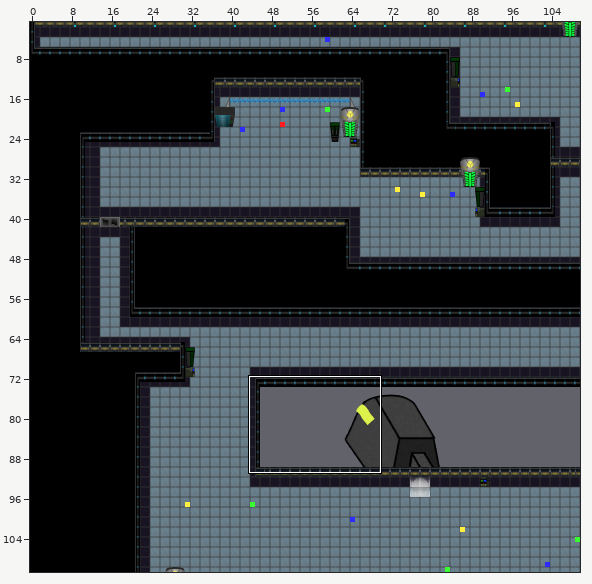
Tiled map -- Level 5.tmx. The first picture is a wide view before the edit; the outline marks the close-up.
Close-up. First the earlier version:
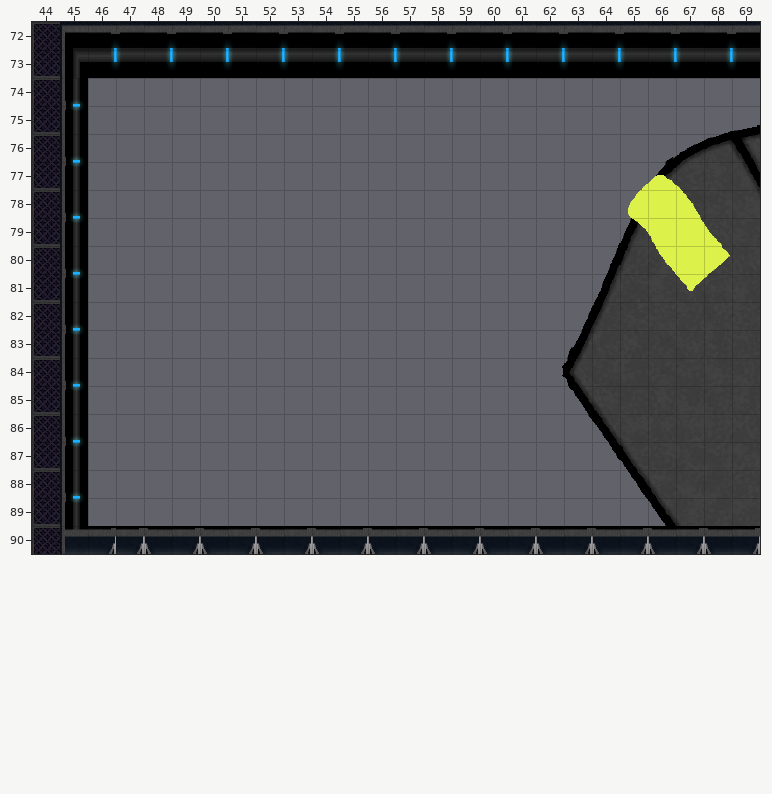
Cells are 32x32 px. Shown: x 44..69, y 72..90. The commit also changed other parts of the map, which this record leaves out.
The result:
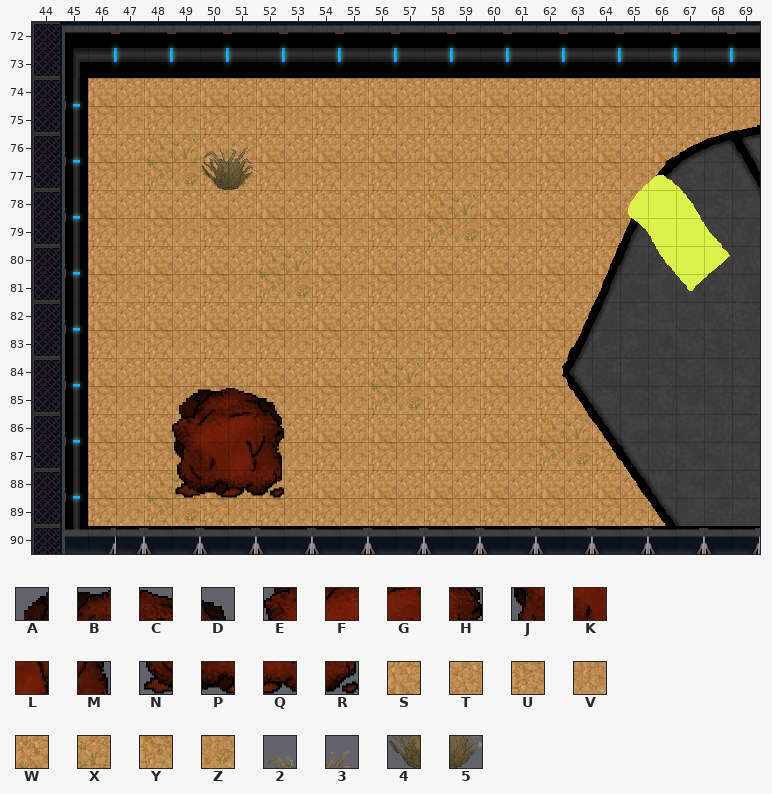
Key: from "LBoulderSA": A 0, B 1, C 2, D 3, E 4, F 5, G 6, H 7, J 8, K 9, L 10, M 11, N 12, P 13, Q 14, R 15; from "WDirt": S 0, T 1, U 2, V 3; from "WDirt+Grass": W 0, X 1, Y 2, Z 3; from "Wasteland Bush": 2 0, 3 1, 4 2, 5 3.
_ is an empty cell.
Tiles of an added or newly shown layer are drawn over the layers below it.
Change:
{"where": "layer \"Wasteland\" (added)"}
{"y":74,"x":46,"old":"________________________","new":"STSTSTSTSTSTSTSTSTSTSTST"}
{"y":75,"x":46,"old":"________________________","new":"UVUVUVUVUVUVUVUVUVUVUVUV"}
{"y":76,"x":46,"old":"_______________________","new":"STWXSTSTSTSTSTSTSTSTSTS"}
{"y":77,"x":46,"old":"_____________________","new":"UVYZUVUVUVUVUVUVUVUVU"}
{"y":78,"x":46,"old":"____________________","new":"STSTSTSTSTSTWXSTSTST"}
{"y":79,"x":46,"old":"____________________","new":"UVUVUVUVUVUVYZUVUVUV"}
{"y":80,"x":46,"old":"___________________","new":"STSTSTWXSTSTSTSTSTS"}
{"y":81,"x":46,"old":"___________________","new":"UVUVUVYZUVUVUVUVUVU"}
{"y":82,"x":46,"old":"__________________","new":"STSTSTSTSTSTSTSTST"}
{"y":83,"x":46,"old":"__________________","new":"UVUVUVUVUVUVUVUVUV"}
{"y":84,"x":46,"old":"__________________","new":"STSTSTSTSTWXSTSTST"}
{"y":85,"x":46,"old":"__________________","new":"UVUVUVUVUVYZUVUVUV"}
{"y":86,"x":46,"old":"____","new":"STST"}
{"y":86,"x":52,"old":"_____________","new":"STSTSTSTSTWXS"}
{"y":87,"x":46,"old":"____","new":"UVUV"}
{"y":87,"x":52,"old":"______________","new":"UVUVUVUVUVYZUV"}
{"y":88,"x":46,"old":"____________________","new":"STWXSTSTSTSTSTSTSTST"}
{"y":89,"x":46,"old":"_____________________","new":"UVYZUVUVUVUVUVUVUVUVU"}
{"where": "layer \"Ship\""}
{"y":76,"x":50,"old":"__","new":"23"}
{"y":77,"x":50,"old":"__","new":"45"}
{"y":85,"x":49,"old":"____","new":"ABCD"}
{"y":86,"x":49,"old":"____","new":"EFGH"}
{"y":87,"x":49,"old":"____","new":"JKLM"}
{"y":88,"x":49,"old":"____","new":"NPQR"}
{"label":"added","picture_box":[88,78,760,526]}
